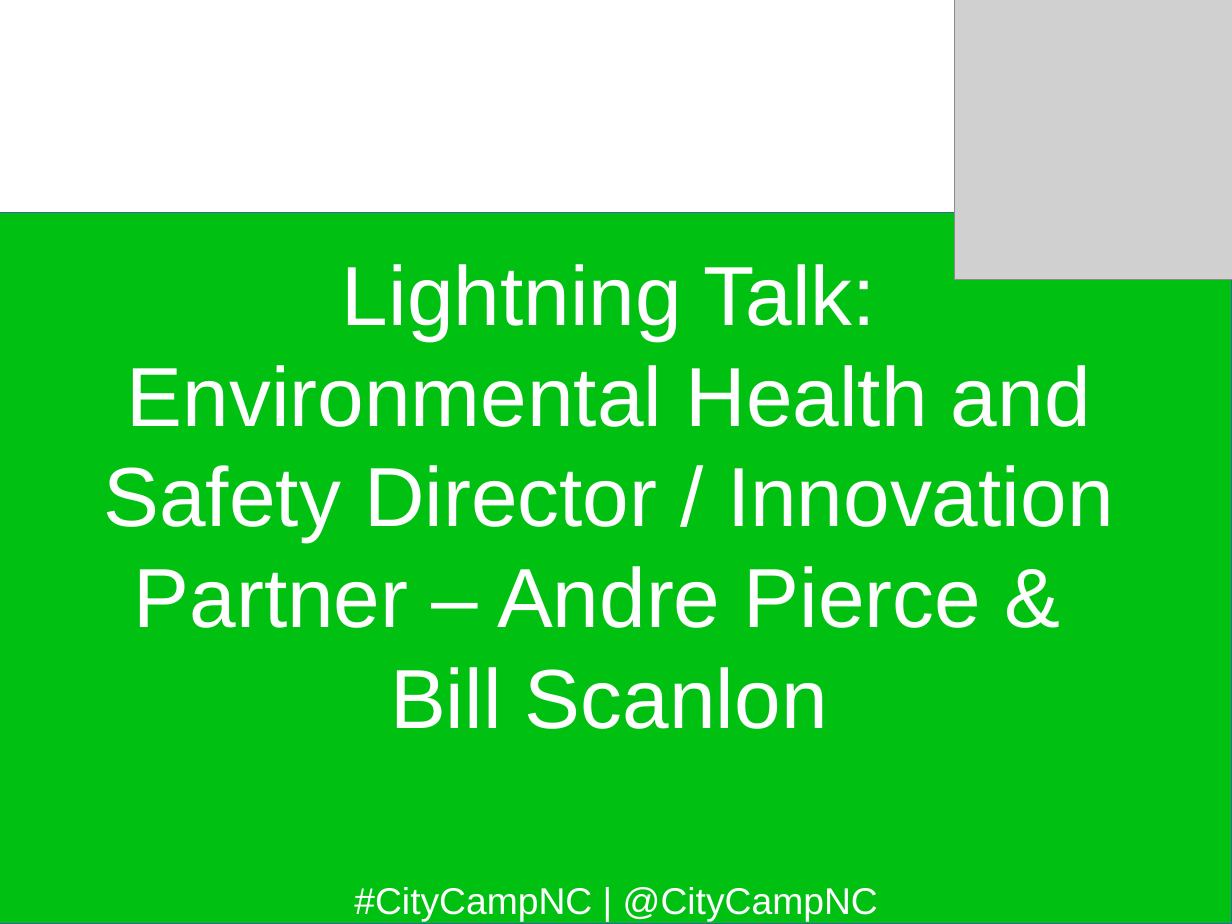
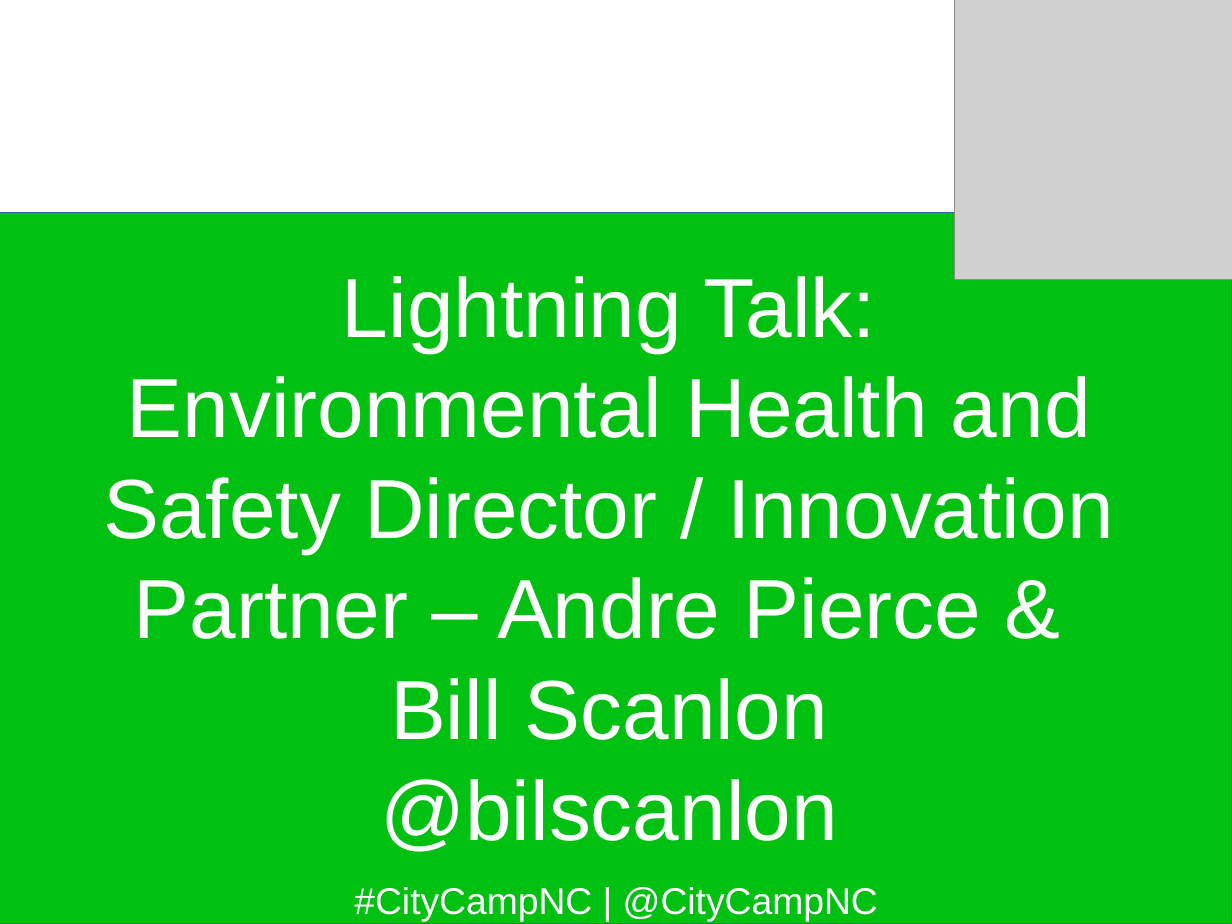
Before and after one commit to jhibbets/presentations, a slide deck: slide 17 of CCNC_2017.odp. Drawn at 1232x924 pixels with LibreOffice and Linux fonts; fonts in the diff are those of the drawing; grey boxes stand for pictures; background and template pictures are left out. Boxes give left, top, right and bottom in pixels: in the first picture for what was removed or moved away, otherwise in the second. Text is boxed around its words. In the diff, an @@ line names an element or a change of style, - is before the commit and + after.

```diff
--- a/CCNC_2017.odp
+++ b/CCNC_2017.odp
@@ subtitle "Lightning Talk:": place and size @@
-subtitle "Lightning Talk:" at box(104, 264, 1114, 729)
+subtitle "Lightning Talk:" at box(104, 276, 1114, 852)
@@ subtitle at box(380, 779, 838, 852): paragraph added @@
+@bilscanlon
```
Also in this commit, not shown: 17 other slides changed, 7 slides added.
